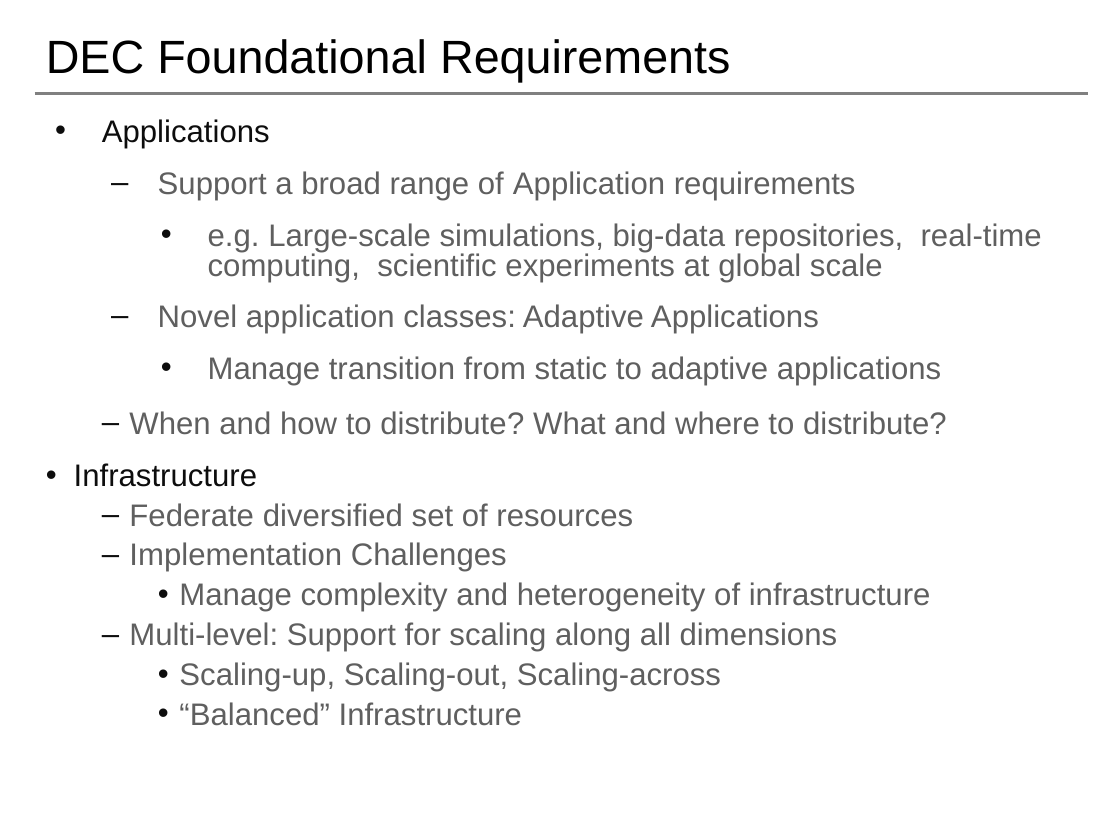
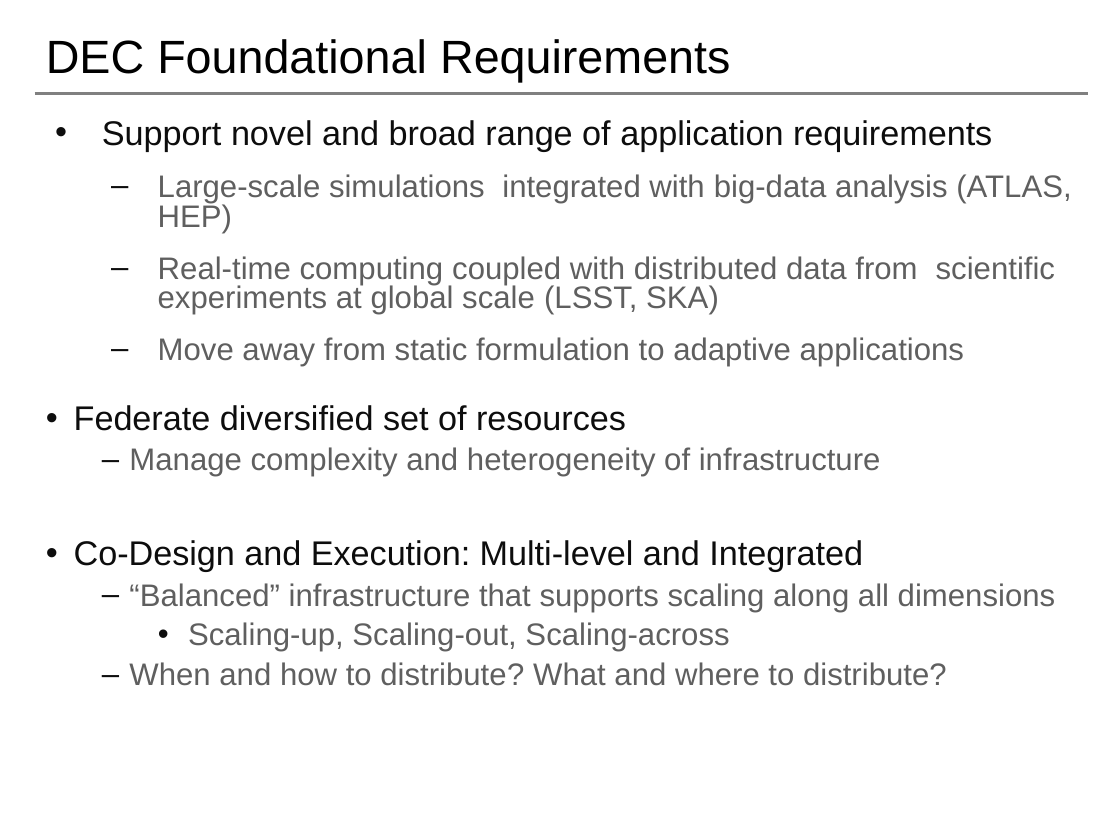
Before and after one commit to saga-project/NGMW, a slide deck: slide 5 of presentations/radical-modsim.pptx. Drawn at 1120x840 pixels with LibreOffice and Linux fonts; fonts in the diff are those of the drawing; background and template pictures are left out. Boxes give left, top, right and bottom in pixels: in the first picture for what was removed or moved away, otherwise in the second. Text is boxed around its words. In the diff, an @@ line names an element or a change of style, - is before the commit and + after.

```diff
--- a/presentations/radical-modsim.pptx
+++ b/presentations/radical-modsim.pptx
@@ text at [74, 120, 1071, 652]: text changed @@
-• Applications
-  – Support a broad range of Application requirements
-    • e.g. Large-scale simulations, big-data repositories, real-time computing, scientific experiments at global scale
-  – Novel application classes: Adaptive Applications
-    • Manage transition from static to adaptive applications
+• Support novel and broad range of application requirements
+  – Large-scale simulations integrated with big-data analysis (ATLAS, HEP)
+  – Real-time computing coupled with distributed data from scientific experiments at global scale (LSST, SKA)
+  – Move away from static formulation to adaptive applications
+• Federate diversified set of resources
+  – Manage complexity and heterogeneity of infrastructure
+• Co-Design and Execution: Multi-level and Integrated
+  – “Balanced” infrastructure that supports scaling along all dimensions
+    • Scaling-up, Scaling-out, Scaling-across
@@ text at [74, 463, 931, 726]: paragraphs removed @@
-• Infrastructure
-  – Federate diversified set of resources
-  – Implementation Challenges
-    • Manage complexity and heterogeneity of infrastructure
-  – Multi-level: Support for scaling along all dimensions
-    • Scaling-up, Scaling-out, Scaling-across
-    • “Balanced” Infrastructure
```
Also in this commit, not shown: 6 other slides changed.
